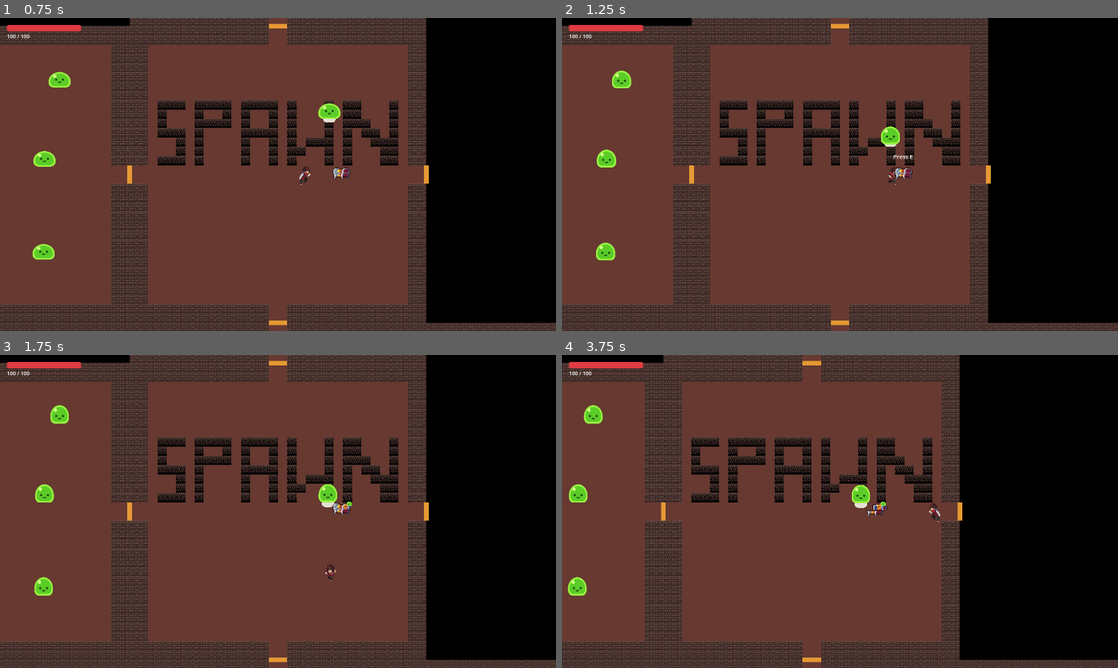
Above: before the commit, frames 1-4 (two rows, left to right).
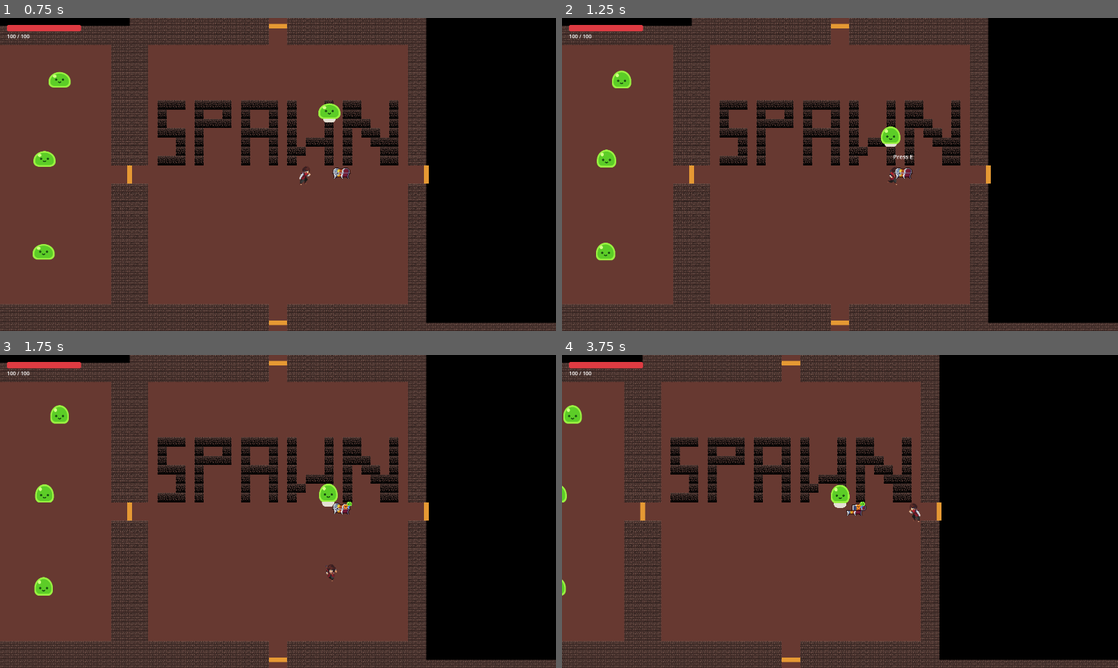
Above: after the commit, the same moments.

Repository: NoahGagnier/game
Game: Godot game, scene res://game.tscn
Same seed, same stepped clock (60 frames per second), same inputs: the game is played once before the commit and once after it.
Inputs (mouse positions are in pixels of both pictures, inside the frame that each line leads up to):
- Up to frame 1 (0.75 s): move the mouse to (400, 158) at 0.52 s; press the mouse at (400, 158) at 0.53 s; hold D (move_right) from 0.53 s (still down)
- Up to frame 2 (1.25 s): keep holding D (move_right)
- Up to frame 3 (1.75 s): tap E (interact) at 1.25 s; move the mouse to (166, 527) at 1.27 s; release D (move_right) at 1.28 s; release the mouse at (166, 527) at 1.28 s; hold S (move_down) from 1.28 s (still down); click (166, 527) at 1.35 s
- Up to frame 4 (3.75 s): move the mouse to (895, 442) at 2.02 s; release S (move_down) at 2.03 s; hold D (move_right) 2.03-2.78 s; hold E (interact) 2.03-2.78 s; click (895, 442) at 2.3 s; move the mouse to (812, 574) at 2.77 s; hold W (move_up) 2.78-3.53 s; click (812, 574) at 2.85 s; move the mouse to (1006, 558) at 3.52 s; press the mouse at (1006, 558) at 3.53 s; hold A (move_left) from 3.53 s (still down)

Frame 1 is identical in both runs. In frame 2, less than 0.1% of the frame differs, in the area x 57-61%, y 34-54%; in frame 3, less than 0.1%; in frame 4, 18%, in the area x 0-100%, y 0-100%.

Commit message:
more forgiving player hitboxes

Diff:
--- a/player.tscn
+++ b/player.tscn
@@ -684,14 +684,15 @@
 }]
 
 [sub_resource type="CapsuleShape2D" id="CapsuleShape2D_body"]
-radius = 15.0
-height = 40.0
-
-[sub_resource type="CircleShape2D" id="CircleShape2D_hurt"]
-radius = 20.0
+radius = 12.0
+height = 34.0
+
+[sub_resource type="CapsuleShape2D" id="CapsuleShape2D_nvl01"]
+radius = 11.0
+height = 32.0
 
 [sub_resource type="CircleShape2D" id="CircleShape2D_hit"]
-radius = 22.0
+radius = 43.0
 
 [node name="Player" type="CharacterBody2D" unique_id=1040112119]
 script = ExtResource("1_player")
@@ -699,9 +700,10 @@
 [node name="AnimatedSprite2D" type="AnimatedSprite2D" parent="." unique_id=1464739290]
 scale = Vector2(2, 2)
 sprite_frames = SubResource("SpriteFrames_default")
-animation = &"hurt_left"
+animation = &"attack_down"
 
 [node name="CollisionShape2D" type="CollisionShape2D" parent="." unique_id=376936190]
+position = Vector2(0, 18)
 shape = SubResource("CapsuleShape2D_body")
 
 [node name="HurtBox" type="Area2D" parent="." unique_id=2120863703]
@@ -709,7 +711,8 @@
 collision_mask = 2
 
 [node name="CollisionShape2D" type="CollisionShape2D" parent="HurtBox" unique_id=81089793]
-shape = SubResource("CircleShape2D_hurt")
+position = Vector2(0, 17)
+shape = SubResource("CapsuleShape2D_nvl01")
 
 [node name="HitBox" type="Area2D" parent="." unique_id=1474436467]
 collision_layer = 0
